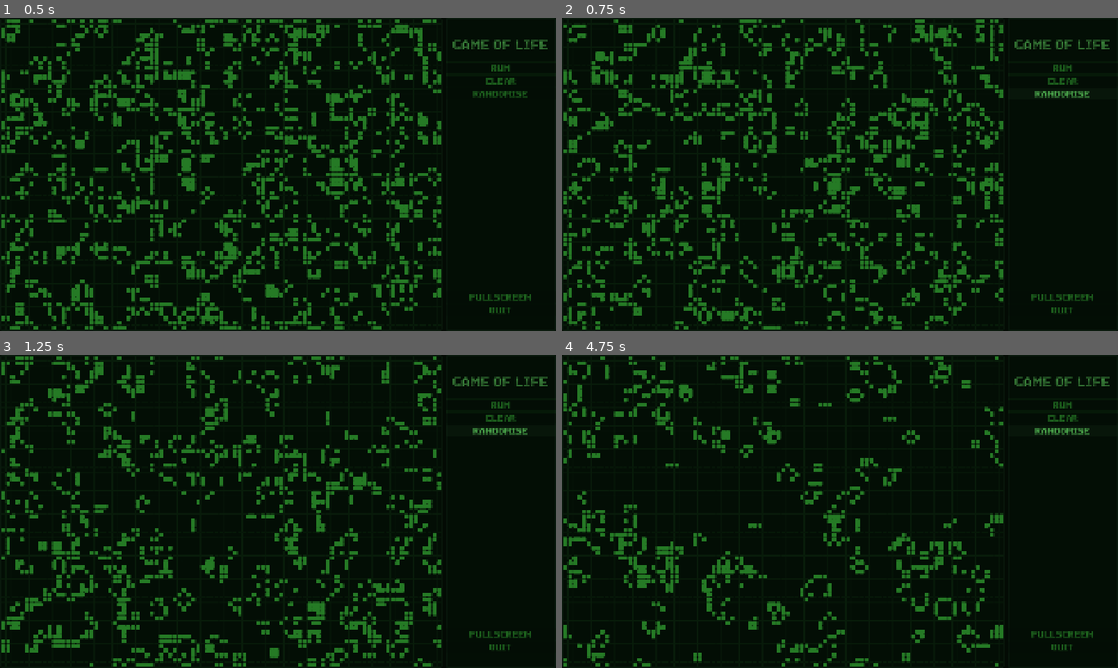
Above: before the commit, frames 1-4 (two rows, left to right).
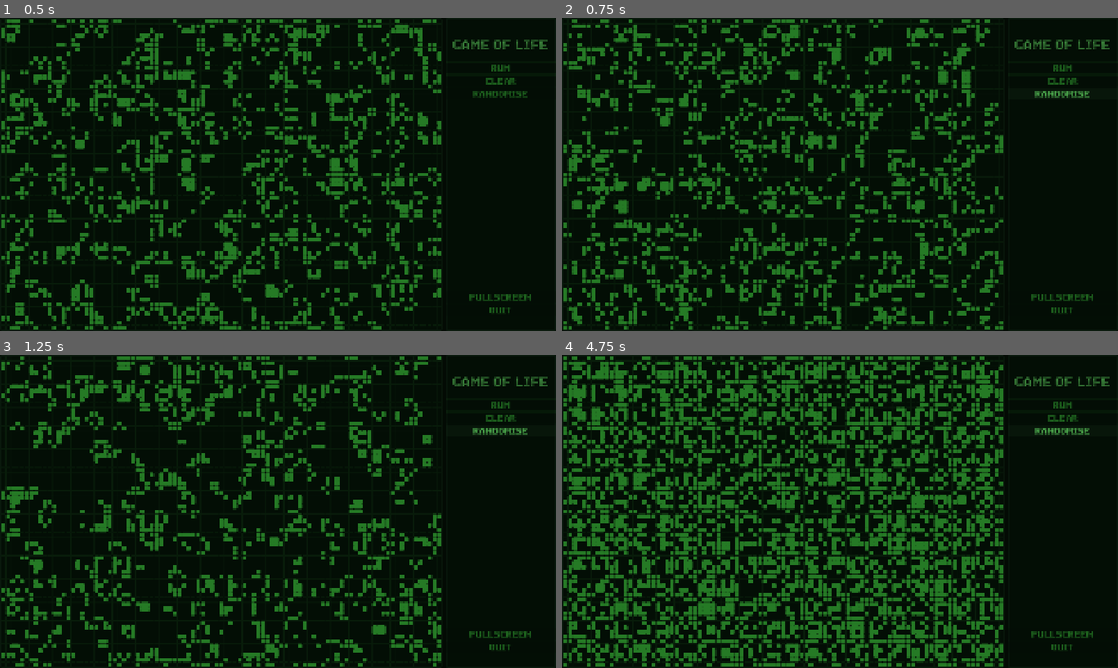
Above: after the commit, the same moments.

Repository: MrKligson/game-of-life
Game: Godot game, scene res://game_of_life.tscn
Two runs of this game, one before a commit and one after it. Both use one fixed random seed, a clock stepped at 60 frames per second and the inputs below.
Inputs:
- Up to frame 1 (0.5 s): no input
- Up to frame 2 (0.75 s): click "RANDOMISE" at 0.5 s
- Up to frame 3 (1.25 s): no input
- Up to frame 4 (4.75 s): click "RUN" at 1.25 s; click "CLEAR" at 2 s; click "RUN" at 2.75 s; click "CLEAR" at 3.5 s; click "RANDOMISE" at 4.25 s

Frame 1 is identical in both runs. In frame 2, 25% of the frame differs, in the area x 0-80%, y 0-100%; in frame 3, 23%; in frame 4, 34%.

Commit message:
Moved input handling to SideMenu

Diff:
--- a/game_of_life.gd
+++ b/game_of_life.gd
@@ -30,36 +30,6 @@
 	grid.update_from_buffer()
 
 
-func _input(event: InputEvent) -> void:
-	if event.is_action_pressed("toggle_edit_mode"):
-		State.toggle_edit_mode()
-	elif event.is_action_pressed("clear"):
-		grid.clear()
-		if not State.edit_mode:
-			State.toggle_edit_mode()
-	elif event.is_action_pressed("randomise"):
-		grid.randomise()
-	elif event.is_action_pressed("quit"):
-		quit()
-	elif event.is_action_pressed("toggle_fullscreen"):
-		toggle_fullscreen()
-	else: return
-
-	get_viewport().set_input_as_handled()
-
-
-func quit() -> void:
-		get_tree().root.propagate_notification(NOTIFICATION_WM_CLOSE_REQUEST)
-		get_tree().quit()
-
-
-func toggle_fullscreen() -> void:
-		if DisplayServer.window_get_mode() == DisplayServer.WINDOW_MODE_FULLSCREEN:
-			DisplayServer.window_set_mode(DisplayServer.WINDOW_MODE_WINDOWED)
-		else:
-			DisplayServer.window_set_mode(DisplayServer.WINDOW_MODE_FULLSCREEN)
-
-
 func _on_edit_mode_changed(edit_mode: bool) -> void:
 	if edit_mode:
 		update_timer.stop()
--- a/game_of_life.tscn
+++ b/game_of_life.tscn
@@ -11,6 +11,7 @@
 [node name="UpdateTimer" type="Timer" parent="." unique_id=1136069371]
 
 [node name="Grid" type="Node2D" parent="." unique_id=1055059090]
+unique_name_in_owner = true
 position = Vector2(4, 4)
 script = ExtResource("2_i6ly2")
 
--- a/ui/button_shortcuts/RunEditToggle.tres
+++ b/ui/button_shortcuts/RunEditToggle.tres
@@ -2,6 +2,10 @@
 
 [sub_resource type="InputEventAction" id="InputEventAction_vw87c"]
 action = &"toggle_edit_mode"
+event_index = 0
+
+[sub_resource type="InputEventAction" id="InputEventAction_wd0ol"]
+event_index = 1
 
 [resource]
-events = [SubResource("InputEventAction_vw87c")]
+events = [SubResource("InputEventAction_vw87c"), SubResource("InputEventAction_wd0ol")]
--- /dev/null
+++ b/ui/side_menu.gd
@@ -0,0 +1,29 @@
+extends PanelContainer
+
+
+@onready var grid: Grid = %Grid
+@onready var run_edit_button: Button = %RunEditButton
+@onready var clear_button: Button = %ClearButton
+@onready var randomise_button: Button = %RandomiseButton
+@onready var fullscreen_button: Button = %FullscreenButton
+@onready var quit_button: Button = %QuitButton
+
+
+func _ready() -> void:
+	run_edit_button.pressed.connect(State.toggle_edit_mode)
+	clear_button.pressed.connect(grid.clear)
+	randomise_button.pressed.connect(grid.randomise)
+	fullscreen_button.pressed.connect(toggle_fullscreen)
+	quit_button.pressed.connect(quit)
+
+
+func quit() -> void:
+		get_tree().root.propagate_notification(NOTIFICATION_WM_CLOSE_REQUEST)
+		get_tree().quit()
+
+
+func toggle_fullscreen() -> void:
+		if DisplayServer.window_get_mode() == DisplayServer.WINDOW_MODE_FULLSCREEN:
+			DisplayServer.window_set_mode(DisplayServer.WINDOW_MODE_WINDOWED)
+		else:
+			DisplayServer.window_set_mode(DisplayServer.WINDOW_MODE_FULLSCREEN)
--- a/ui/side_menu.tscn
+++ b/ui/side_menu.tscn
@@ -6,7 +6,10 @@
 [ext_resource type="StyleBox" uid="uid://44pcxk003itw" path="res://ui/background.tres" id="3_8t5rf"]
 [ext_resource type="StyleBox" uid="uid://btd617pdtu783" path="res://ui/button_states/hoverd.tres" id="3_w0t27"]
 [ext_resource type="StyleBox" uid="uid://64atcowy1r5l" path="res://ui/button_states/normal.tres" id="4_vw87c"]
+[ext_resource type="StyleBox" uid="uid://ctyu8csp12n8a" path="res://ui/tooltips/tooltip_panel.tres" id="4_w0t27"]
 [ext_resource type="StyleBox" uid="uid://cm6w0oi7gdx8n" path="res://ui/button_states/pressed.tres" id="5_wd0ol"]
+[ext_resource type="Shortcut" uid="uid://c0j0boa2yiumk" path="res://ui/button_shortcuts/RunEditToggle.tres" id="8_w0t27"]
+[ext_resource type="Script" uid="uid://bwi8dlprkw73p" path="res://ui/side_menu.gd" id="9_wd0ol"]
 
 [sub_resource type="Theme" id="Theme_ofb81"]
 default_font = ExtResource("1_nb4k0")
@@ -30,6 +33,8 @@
 Label/colors/font_color = Color(0.14509805, 0.47843137, 0.14509805, 1)
 Label/colors/font_outline_color = Color(0.36078432, 0.8, 0.36078432, 1)
 Label/colors/font_shadow_color = Color(0.011764706, 0.043137256, 0.015686275, 1)
+TooltipLabel/colors/font_color = Color(0.34901962, 0.77254903, 0.34901962, 1)
+TooltipPanel/styles/panel = ExtResource("4_w0t27")
 
 [sub_resource type="LabelSettings" id="LabelSettings_upksi"]
 font = ExtResource("2_u7hwa")
@@ -53,6 +58,7 @@
 size_flags_horizontal = 3
 theme = SubResource("Theme_ofb81")
 theme_override_styles/panel = ExtResource("3_8t5rf")
+script = ExtResource("9_wd0ol")
 
 [node name="MarginContainer" type="MarginContainer" parent="." unique_id=962591079]
 layout_mode = 2
@@ -71,19 +77,27 @@
 horizontal_alignment = 1
 
 [node name="RunEditButton" type="Button" parent="MarginContainer/VBoxContainer" unique_id=1190424382]
+unique_name_in_owner = true
 layout_mode = 2
 size_flags_vertical = 0
 tooltip_text = "Switches to edit mode. [spacebar] or [e]"
+focus_mode = 0
+shortcut = ExtResource("8_w0t27")
+shortcut_in_tooltip = false
 text = "RUN"
 
 [node name="ClearButton" type="Button" parent="MarginContainer/VBoxContainer" unique_id=513884661]
+unique_name_in_owner = true
 layout_mode = 2
 size_flags_vertical = 0
+focus_mode = 0
 text = "CLEAR"
 
-[node name="RadomiseButton" type="Button" parent="MarginContainer/VBoxContainer" unique_id=553060555]
+[node name="RandomiseButton" type="Button" parent="MarginContainer/VBoxContainer" unique_id=553060555]
+unique_name_in_owner = true
 layout_mode = 2
 size_flags_vertical = 0
+focus_mode = 0
 text = "RANDOMISE"
 
 [node name="Statistics" type="GridContainer" parent="MarginContainer/VBoxContainer" unique_id=1766104412]
@@ -91,10 +105,14 @@
 size_flags_vertical = 3
 
 [node name="FullscreenButton" type="Button" parent="MarginContainer/VBoxContainer" unique_id=2086070930]
+unique_name_in_owner = true
 layout_mode = 2
+focus_mode = 0
 text = "FULLSCREEN"
 
 [node name="QuitButton" type="Button" parent="MarginContainer/VBoxContainer" unique_id=152541140]
+unique_name_in_owner = true
 layout_mode = 2
 size_flags_vertical = 8
+focus_mode = 0
 text = "QUIT"
--- /dev/null
+++ b/ui/tooltips/tooltip_panel.tres
@@ -0,0 +1,11 @@
+[gd_resource type="StyleBoxFlat" format=3 uid="uid://ctyu8csp12n8a"]
+
+[resource]
+content_margin_left = 4.0
+content_margin_top = 10.0
+content_margin_right = 4.0
+content_margin_bottom = 7.0
+bg_color = Color(0.011764706, 0.043137256, 0.015686275, 1)
+border_width_top = 2
+border_width_bottom = 2
+border_color = Color(0.14509805, 0.47843137, 0.14509805, 0.09803922)
Not shown, added: ui/side_menu.gd.uid
